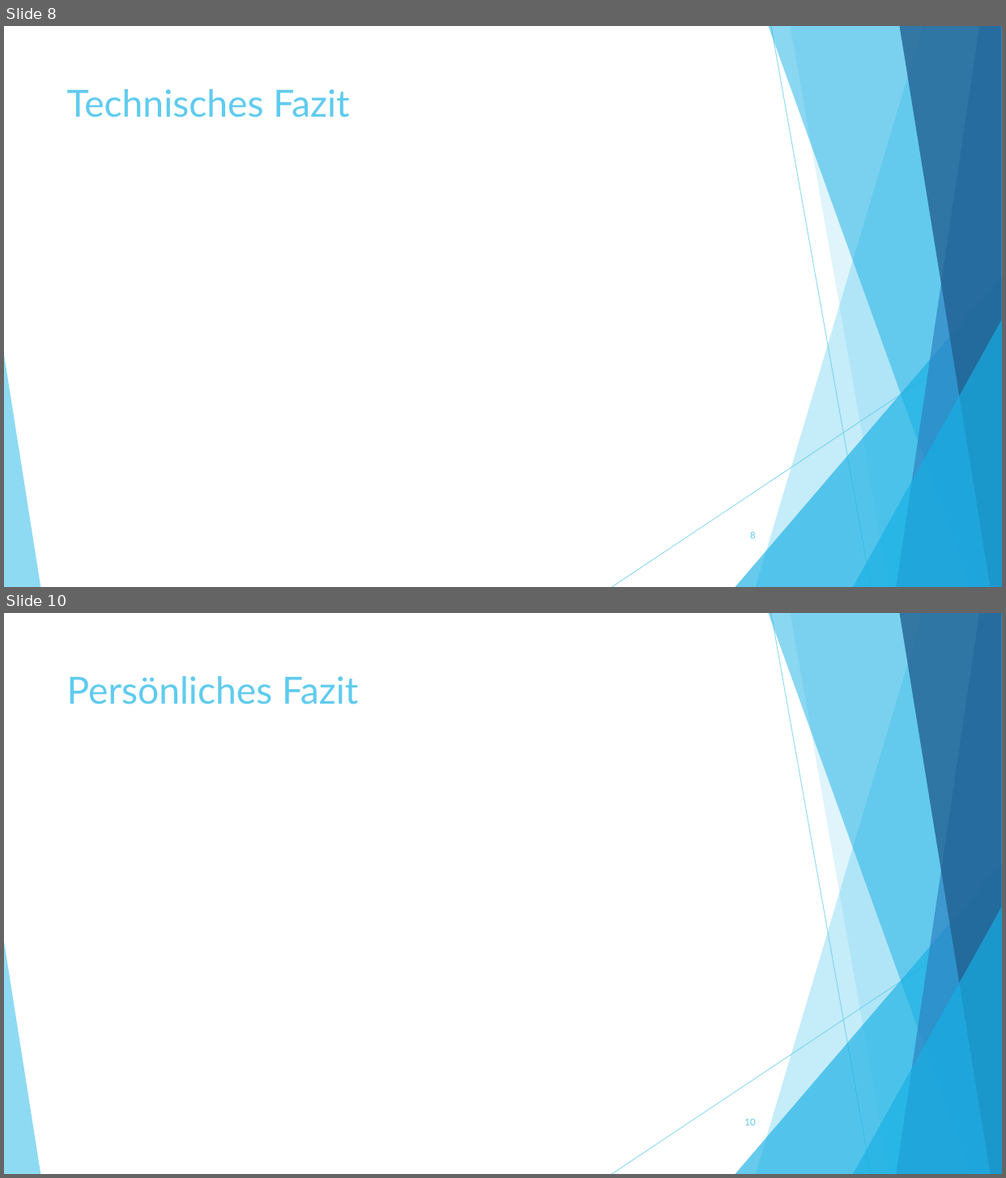
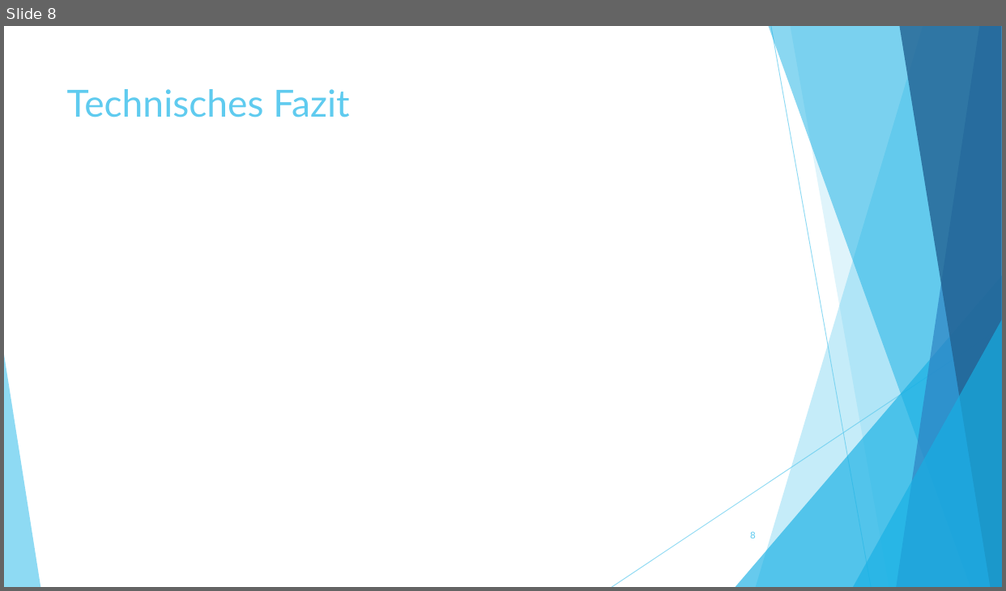
Before and after one commit to SaschaSaegesser/pcp-lua, a slide deck: Lua.pptx. Shown one above the other, each under a label of ours: slides 8 and 10 before the commit, slide 8 after it; the slides between them are not shown. The pictures are 1006x1178 and 1006x591 pixels, drawn with LibreOffice and Linux fonts; fonts in the diff are those of the drawing. Boxes give left, top, right and bottom in pixels: in the first picture for what was removed or moved away, otherwise in the second. Text is boxed around its words. In the diff, an @@ line names an element or a change of style, - is before the commit and + after.

Commit message:
Removed 2nd fazits page lul

```diff
--- a/Lua.pptx
+++ b/Lua.pptx
@@ slide 10 removed at (4,613,1002,1174), background #FFFFFF; not listed: 10 template elements that a slide beside it also shows @@
@@ title removed at (67,676,358,705) @@
-Persönliches Fazit
@@ page number removed at (744,1118,755,1126) @@
-10
```
Also in this commit, not shown: 1 slide added, 1 other slide removed.
